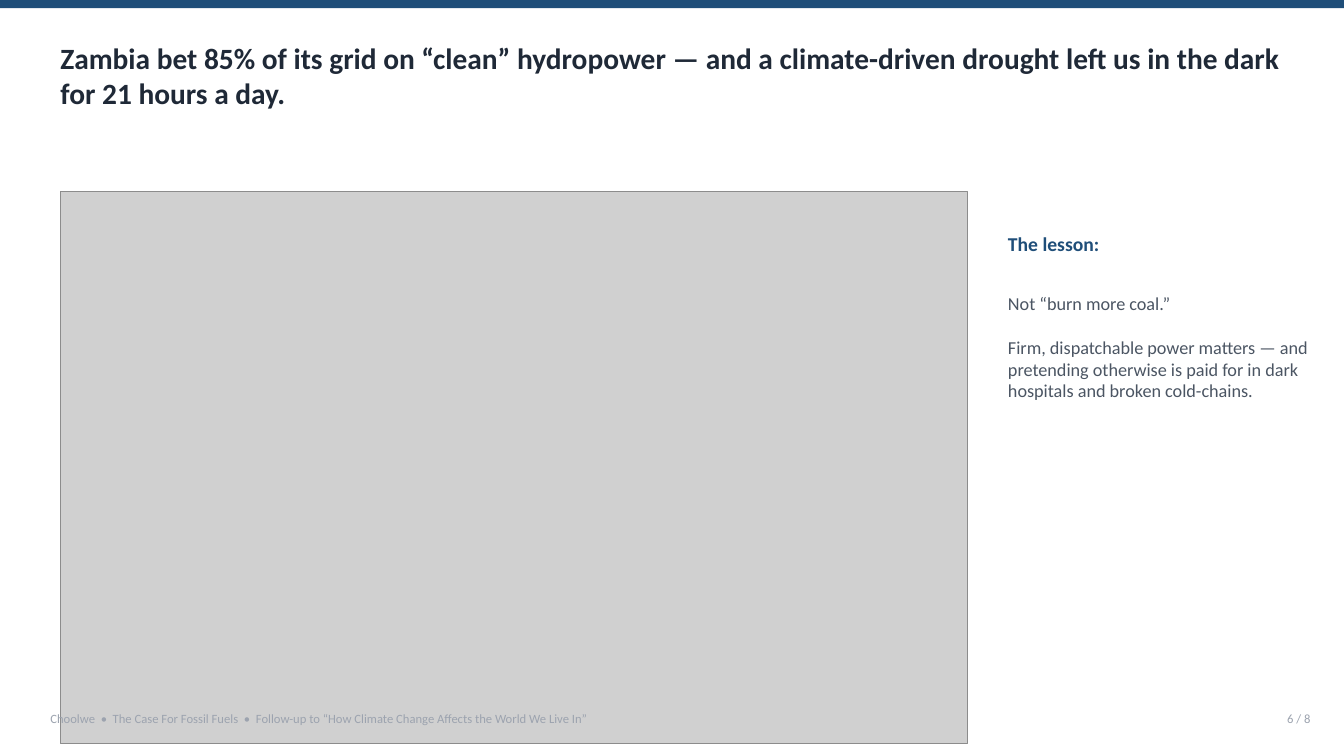
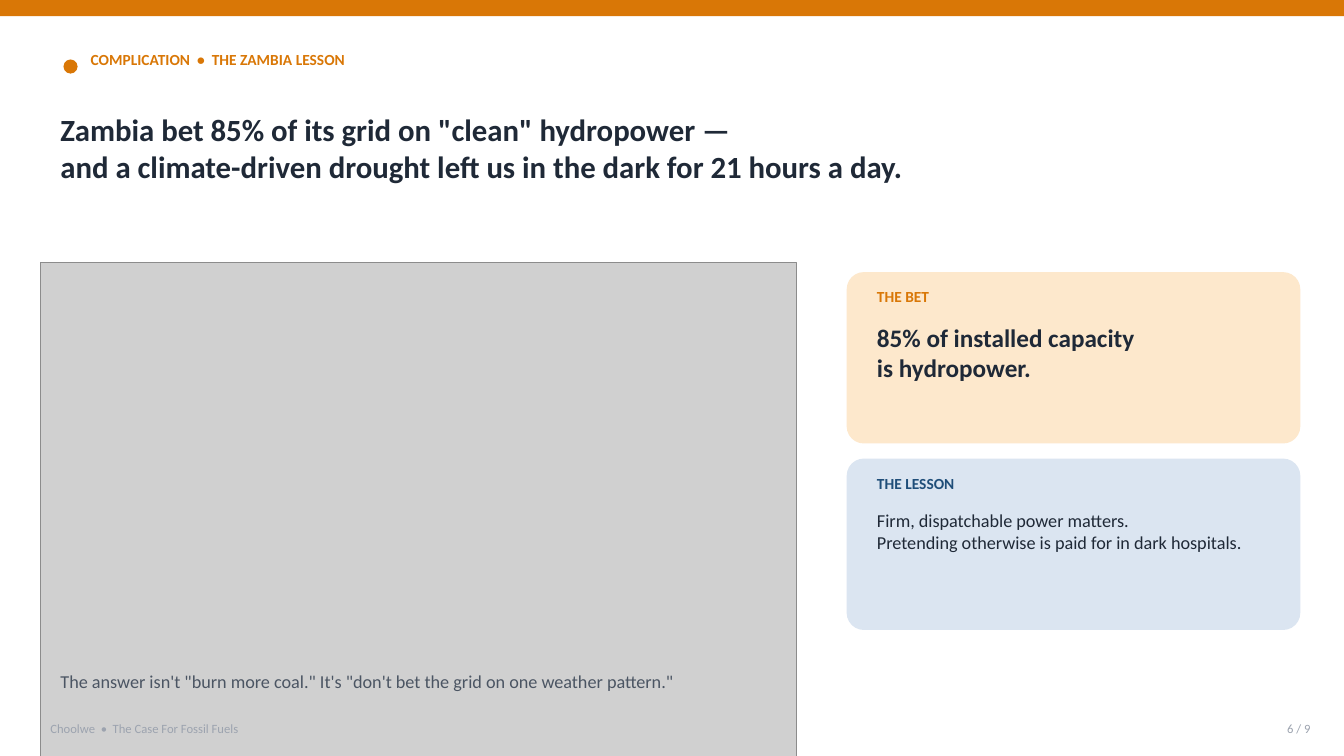
Before and after one commit to ccheelo-cmd/Fossil-fuels, a slide deck: slide 6 of deliverable/case-for-fossil-fuels.pptx. Drawn at 1344x756 pixels with LibreOffice and Linux fonts; fonts in the diff are those of the drawing; grey boxes stand for pictures. Boxes give left, top, right and bottom in pixels: in the first picture for what was removed or moved away, otherwise in the second. Text is boxed around its words. In the diff, an @@ line names an element or a change of style, - is before the commit and + after.

Commit message:
v2: richer visual design
- Two-accent palette (blue = path forward, amber = stakes) used thematically
- Replaced bar charts with isotype/waffle/donut visualisations
- Added bridge slide: energy-per-capita vs life-expectancy (Hans Rosling style)
- Moved per-slide source captions to dedicated Sources appendix slide
- Added icons, coloured cards, side-rails, soft-wash backgrounds
- Built interactive HTML version with Plotly charts and keyboard nav
- README updated with two-deliverable layout and richer slide map

```diff
--- a/deliverable/case-for-fossil-fuels.pptx
+++ b/deliverable/case-for-fossil-fuels.pptx
@@ rectangle: place and size @@
-rectangle at <box>0,0,1344,8</box>
+rectangle at <box>0,0,1344,16</box>
@@ rectangle at <box>0,0,1344,16</box>: fill #1F4E79 to #D97706 @@
@@ ellipse added at <box>64,59,78,74</box>, fill #D97706 @@
@@ text added at <box>91,55,345,65</box>, 11 pt, text #D97706, bold @@
+COMPLICATION • THE ZAMBIA LESSON
@@ text at <box>60,119,902,184</box>: text changed; size 21 to 22 pt @@
-Zambia bet 85% of its grid on “clean” hydropower — and a climate-driven drought left us in the dark for 21 hours a day.
+Zambia bet 85% of its grid on "clean" hydropower —
+and a climate-driven drought left us in the dark for 21 hours a day.
@@ picture: place and size @@
-picture at <box>60,192,968,744</box>
+picture at <box>40,262,797,756</box>
@@ rounded rectangle added at <box>847,272,1301,444</box>, fill #FDE8CC @@
@@ text added at <box>877,292,929,302</box>, 11 pt, text #D97706, bold @@
+THE BET
@@ text added at <box>877,329,1134,381</box>, 18 pt, text #1F2937, bold @@
+85% of installed capacity
+is hydropower.
@@ rounded rectangle added at <box>847,459,1301,630</box>, fill #DBE5F1 @@
@@ text at <box>877,479,954,489</box>: text changed; size 14 to 11 pt @@
-The lesson:
+THE LESSON
@@ text at <box>877,514,1241,552</box>: text changed; text colour #4B5563 to #1F2937 @@
-Not “burn more coal.”
-Firm, dispatchable power matters — and pretending otherwise is paid for in dark hospitals and broken cold-chains.
+Firm, dispatchable power matters.
+Pretending otherwise is paid for in dark hospitals.
@@ text added at <box>60,675,673,691</box>, 13 pt, text #4B5563 @@
+The answer isn't "burn more coal." It's "don't bet the grid on one weather pattern."
@@ text at <box>50,725,238,733</box>: text changed @@
-Choolwe • The Case For Fossil Fuels • Follow-up to “How Climate Change Affects the World We Live In”
+Choolwe • The Case For Fossil Fuels
@@ text at <box>1287,724,1310,733</box>: text changed @@
-6 / 8
+6 / 9
```
Also in this commit, not shown: 5 other slides changed, 3 slides added, 2 slides removed, 13 other files.
